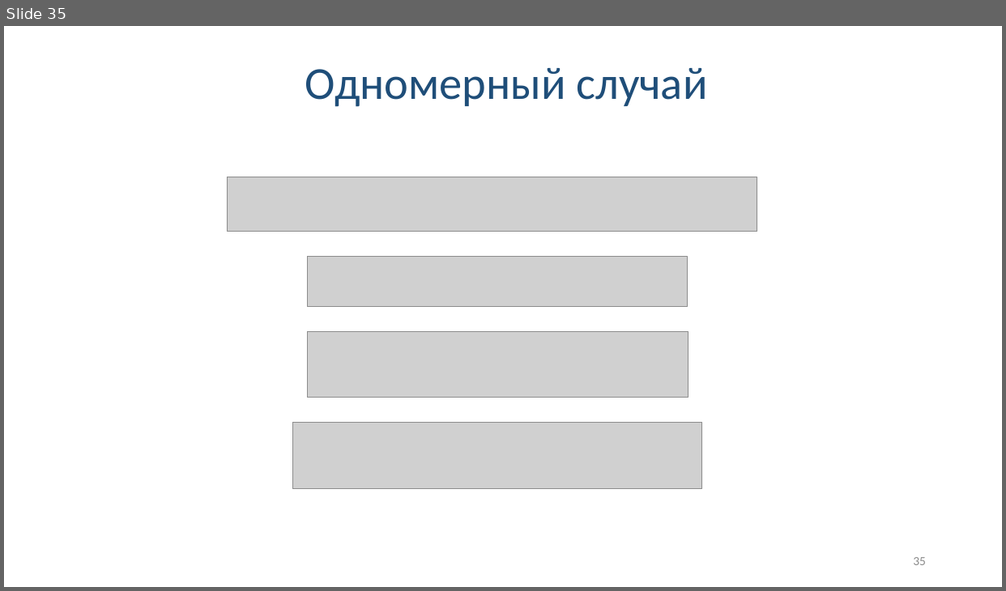
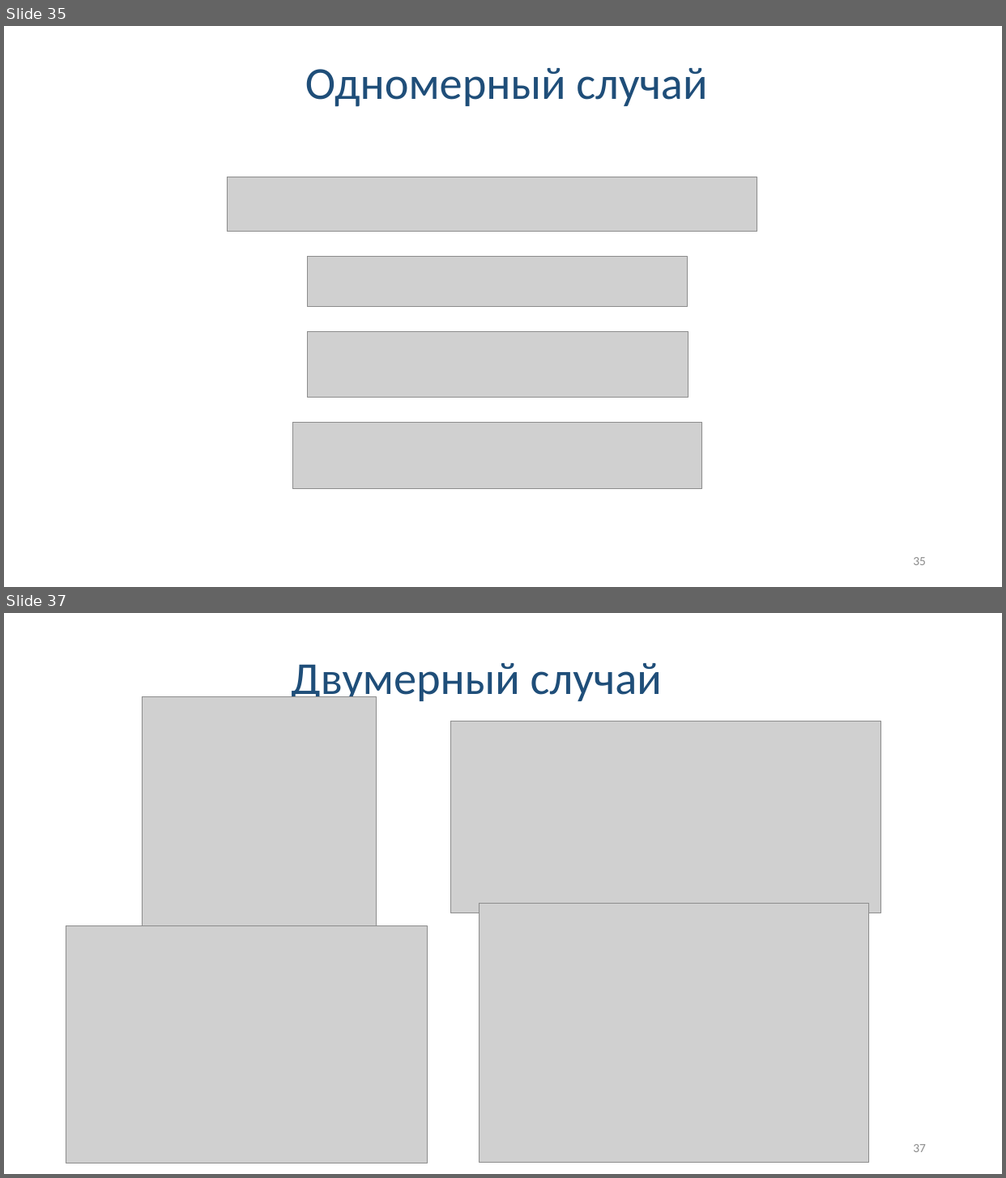
Before and after one commit to Linserous/NumericalGridGeneration, a slide deck: docs/Презентация v0.9.pptx. Shown one above the other, each under a label of ours: slide 35 before the commit, slides 35 and 37 after it; the slides between them are not shown. The pictures are 1006x591 and 1006x1178 pixels, drawn with LibreOffice and Linux fonts; fonts in the diff are those of the drawing; grey boxes stand for pictures. Boxes give left, top, right and bottom in pixels: in the first picture for what was removed or moved away, otherwise in the second. Text is boxed around its words. In the diff, an @@ line names an element or a change of style, - is before the commit and + after.

Commit message:
Upd presentation

```diff
--- a/docs/Презентация v0.9.pptx
+++ b/docs/Презентация v0.9.pptx
@@ slide 37 added at (4,613,1002,1174), background #FFFFFF @@
@@ text added at (291,663,662,705), 44 pt, text #1F4E79 @@
+Двумерный случай
@@ picture added at (143,697,377,926) @@
@@ picture added at (451,722,881,914) @@
@@ picture added at (479,904,868,1162) @@
@@ picture added at (66,926,427,1164) @@
@@ page number added at (913,1144,926,1152), 12 pt, text #8C8C8C @@
+37
```
Also in this commit, not shown: 2 slides changed, 2 other slides added.
